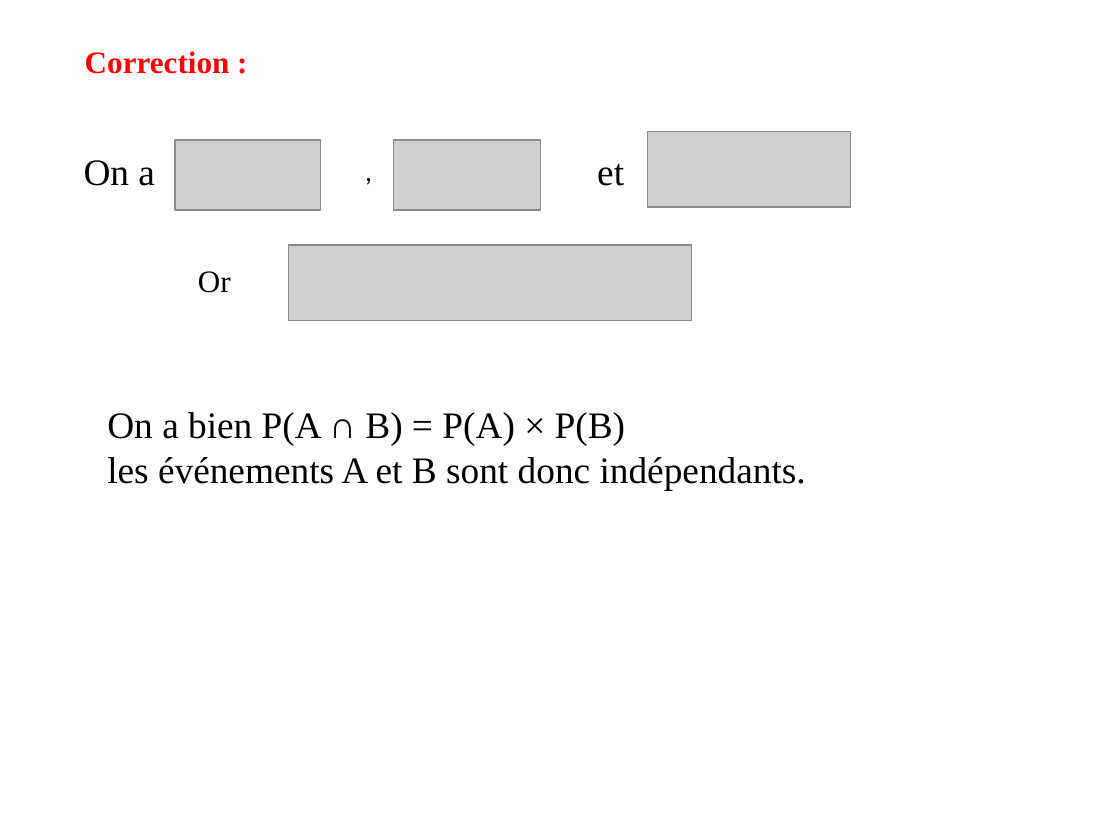
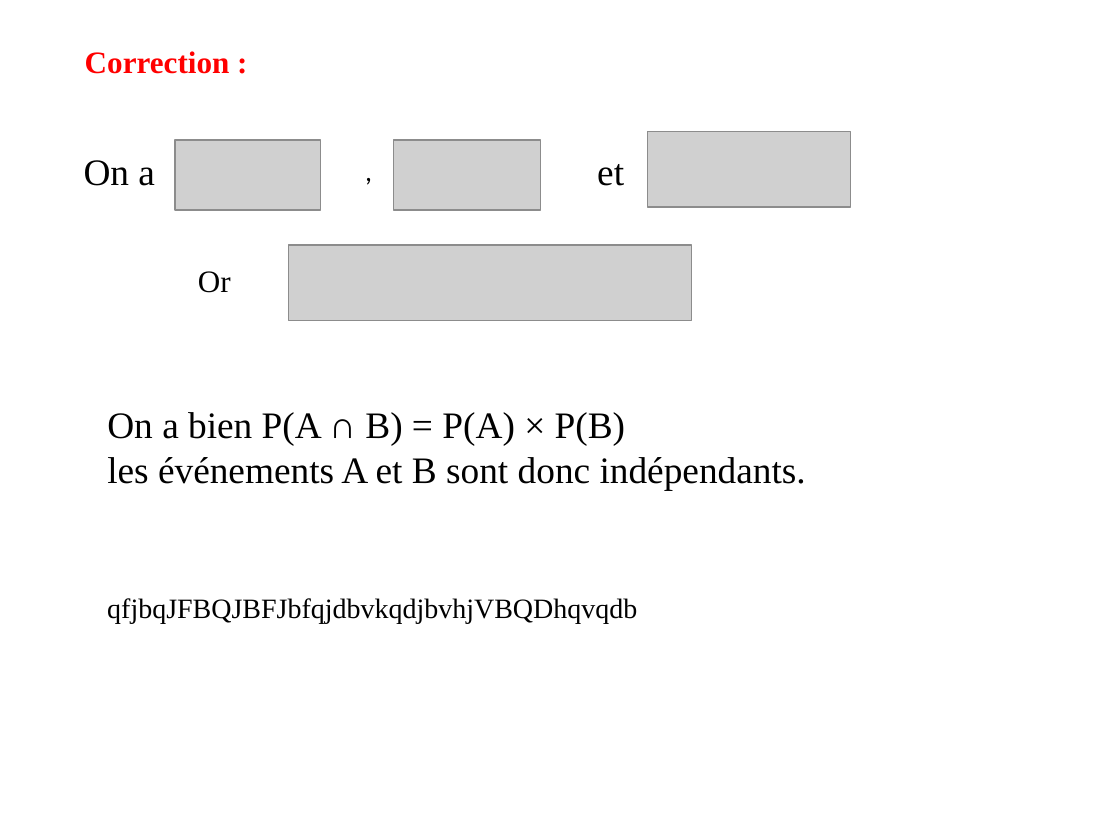
Before and after one commit to naoufelmhadhbi/FixIt, a slide deck: slide 21 of cours 2.pptx. Drawn at 1120x840 pixels with LibreOffice and Linux fonts; fonts in the diff are those of the drawing; grey boxes stand for pictures. Boxes give left, top, right and bottom in pixels: in the first picture for what was removed or moved away, otherwise in the second. Text is boxed around its words. In the diff, an @@ line names an element or a change of style, - is before the commit and + after.

```diff
--- a/cours 2.pptx
+++ b/cours 2.pptx
@@ text added at [107,598,637,623], 18 pt, text #000000 @@
+qfjbqJFBQJBFJbfqjdbvkqdjbvhjVBQDhqvqdb
```
